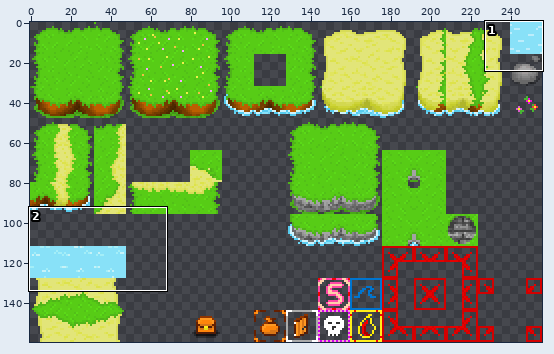
A sprite sheet gets an edit: public/assets/images/tiles/map.png. Above, an overview of the earlier version with the close-up marked.
Close-up. Before:
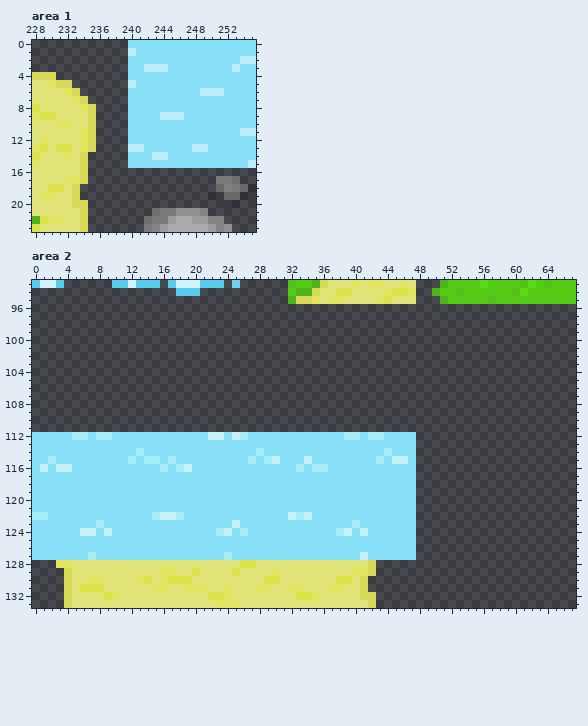
The file is 256x160 pixels. Colours within 5 levels of each other are drawn and written as one. Shown: area 1: x 228..255, y 0..23; area 2: x 0..67, y 93..133.
And afterwards:
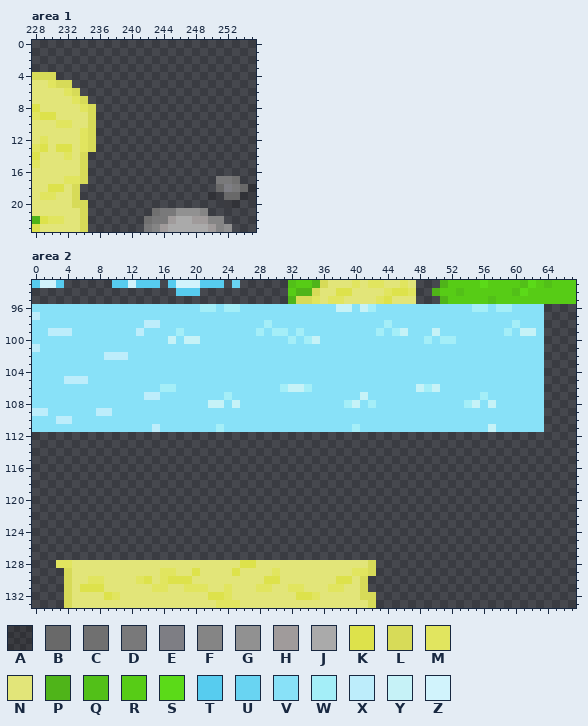
Palette (. is transparent): A #00000029  B #696969  C #707070  D #79797a  E #7e7e84  F #858585  G #919191  H #a09b9b  J #aaaaaa  K #dde24b  L #d7db58  M #e1e55f  N #e2e579  P #4fb419  Q #52c018  R #57cc16  S #5bda18  T #57ccef  U #69d4f2  V #88e1f8  W #a4eef8  X #bdedfb  Y #c6f2f7  Z #d1f3fc
Diff:
Changed rows in their new state; - is an unchanged pixel.
Area 1:
first column x 240:
 0 ................
 1 ................
 2 ................
 3 ................
 4 ................
 5 ................
 6 ................
 7 ................
 8 ................
 9 ................
10 ................
11 ................
12 ................
13 ................
14 ................
15 ................
Area 2:
first column x 0:
 96 VVVVVVVVVVVVVVVVVVVVVWWVWWVVVVVVVVVVVVYYVYWVVVVVVVVVVVVWWVWWVVVV
 97 XVVVVVVVVVVVVVVVVVVVVVVVVVVVVVVVVVVVVVVVVVVVVVVVVVVVVVVVVVVVVVVV
 98 VVVVVVVVVVVVVVXXVVVVVVVVVVVVVWVVVVVVVVVVVVVVWVVVVVVVVVVVVVVVWVVV
 99 VVXXXVVVVVVVVXVVVVWVVVVVVVVVWVWWVWVVVVVVVVVWVWYVVVYVVVVVVVVWVYYV
100 VVVVVVVVVVVVVVVVVYVYYVVVVVVVVVVVWVWYVVVVVVVVVVVVVWVWWVVVVVVVVVVV
101 XVVVVVVVVVVVVVVVVVVVVVVVVVVVVVVVVVVVVVVVVVVVVVVVVVVVVVVVVVVVVVVV
102 VVVVVVVVVXXXVVVVVVVVVVVVVVVVVVVVVVVVVVVVVVVVVVVVVVVVVVVVVVVVVVVV
103 VVVVVVVVVVVVVVVVVVVVVVVVVVVVVVVVVVVVVVVVVVVVVVVVVVVVVVVVVVVVVVVV
104 VVVVVVVVVVVVVVVVVVVVVVVVVVVVVVVVVVVVVVVVVVVVVVVVVVVVVVVVVVVVVVVV
105 VVVVXXXVVVVVVVVVVVVVVVVVVVVVVVVVVVVVVVVVVVVVVVVVVVVVVVVVVVVVVVVV
106 VVVVVVVVVVVVVVVVWWVVVVVVVVVVVVVWYYWVVVVVVVVVVVVVYWYVVVVVVVVVVVVV
107 VVVVVVVVVVVVVVXXVVVVVVVVWVVVVVVVVVVVVVVVVYVVVVVVVVVVVVVVWVVVVVVV
108 VVVVVVVVVVVVVVVVVVVVVVYYVYVVVVVVVVVVVVVWYVWVVVVVVVVVVVWYVYVVVVVV
109 XXVVVVVVXXVVVVVVVVVVVVVVVVVVVVVVVVVVVVVVVVVVVVVVVVVVVVVVVVVVVVVV
110 VVVXXVVVVVVVVVVVVVVVVVVVVVVVVVVVVVVVVVVVVVVVVVVVVVVVVVVVVVVVVVVV
111 VVVVVVVVVVVVVVVXVVVVVVVWVVVVVVVVVVVVVVVVWVVVVVVVVVVVVVVVVYVVVVVV
112 ................................................----------------
113 ................................................----------------
114 ................................................----------------
115 ................................................----------------
116 ................................................----------------
117 ................................................----------------
118 ................................................----------------
119 ................................................----------------
120 ................................................----------------
121 ................................................----------------
122 ................................................----------------
123 ................................................----------------
124 ................................................----------------
125 ................................................----------------
126 ................................................----------------
127 ................................................----------------
Boxes around the changes in both close-ups, in picture pixels (x1, y1, x2, y2):
erased: (128, 40, 256, 168)
changed: (32, 304, 544, 560)
